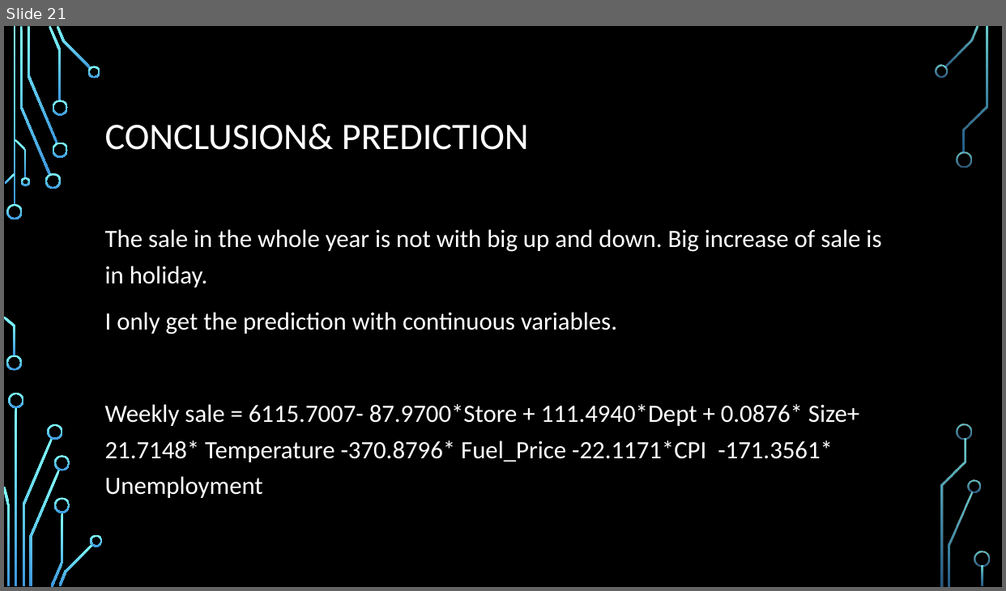
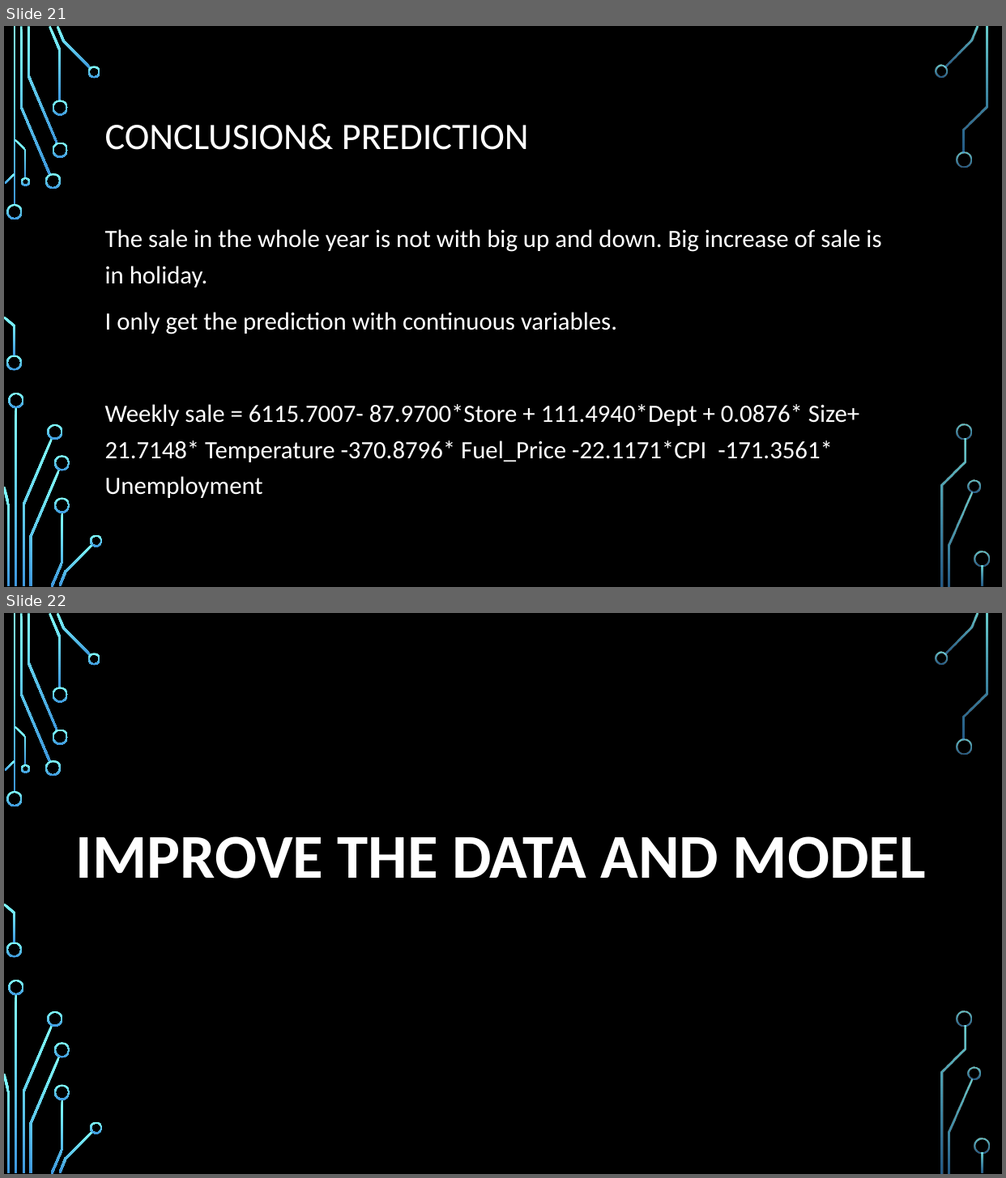
Before and after one commit to HaotianYu123/HaotianYu123.github.io, a slide deck: FP.pptx. Shown one above the other, each under a label of ours: slide 21 before the commit, slides 21 and 22 after it. The pictures are 1006x591 and 1006x1178 pixels, drawn with LibreOffice and Linux fonts; fonts in the diff are those of the drawing; background and template pictures are left out. Boxes give left, top, right and bottom in pixels: in the first picture for what was removed or moved away, otherwise in the second. Text is boxed around its words. In the diff, an @@ line names an element or a change of style, - is before the commit and + after.

```diff
--- a/FP.pptx
+++ b/FP.pptx
@@ slide 22 added at (4, 613, 1002, 1174), background picture (left out); not listed: 36 template elements that a slide beside it also shows @@
@@ text added at (76, 837, 926, 879), 60 pt, text #FFFFFF, bold @@
+IMPROVE THE DATA AND MODEL
```
Also in this commit, not shown: 1 slide changed, 1 slide removed, 1 other file.
